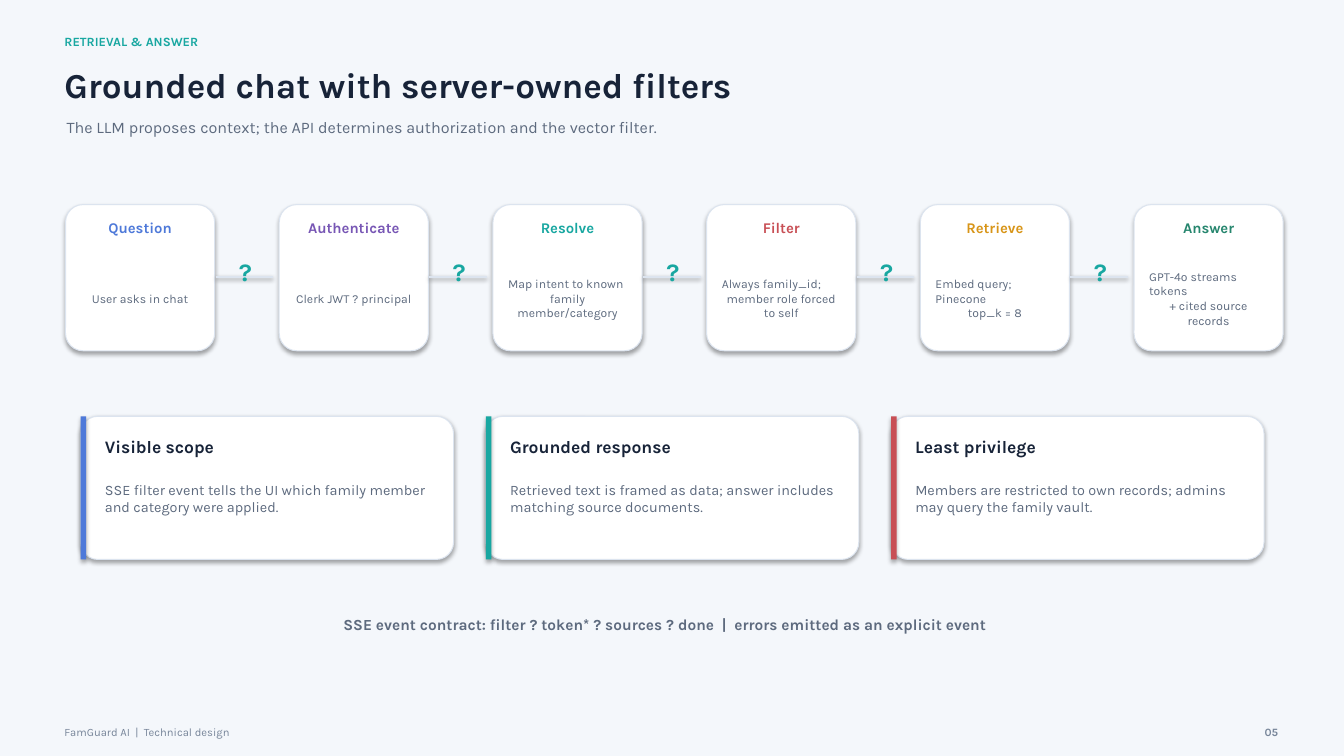
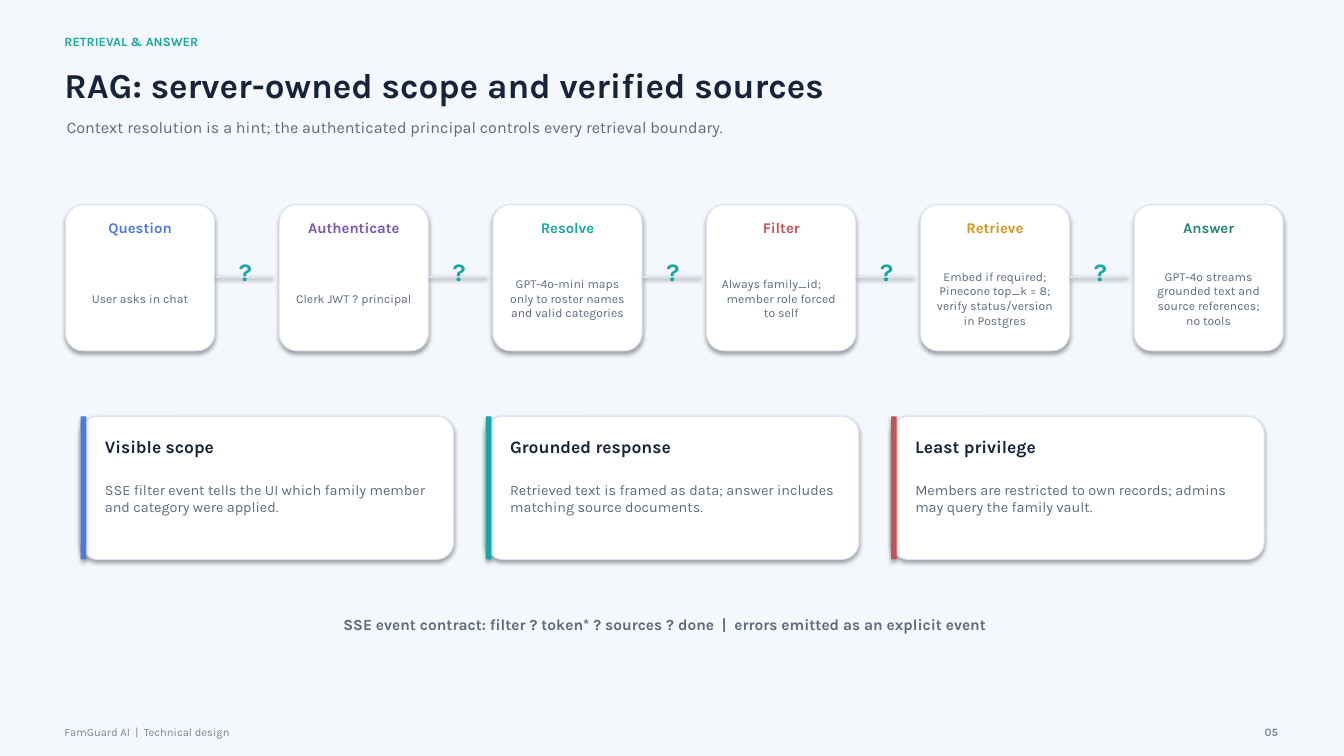
Before and after one commit to rajendranduraiswamy76-dev/FamGuard, a slide deck: slide 5 of docs/FamGuard-Technical-Design-Stakeholder.pptx. Drawn at 1344x756 pixels with LibreOffice and Linux fonts; fonts in the diff are those of the drawing. Boxes give left, top, right and bottom in pixels: in the first picture for what was removed or moved away, otherwise in the second. Text is boxed around its words. In the diff, an @@ line names an element or a change of style, - is before the commit and + after.

```diff
--- a/docs/FamGuard-Technical-Design-Stakeholder.pptx
+++ b/docs/FamGuard-Technical-Design-Stakeholder.pptx
@@ text at (64,73,823,107): text changed @@
-Grounded chat with server-owned filters
+RAG: server-owned scope and verified sources
@@ text at (67,122,722,137): text changed @@
-The LLM proposes context; the API determines authorization and the vector filter.
+Context resolution is a hint; the authenticated principal controls every retrieval boundary.
@@ text at (510,279,624,320): text changed @@
-Map intent to known
-family member/category
+GPT-4o-mini maps only to roster names and valid categories
@@ text at (937,272,1052,328): text changed @@
-Embed query; Pinecone
-top_k = 8
+Embed if required; Pinecone top_k = 8; verify status/version in Postgres
@@ text at (1157,273,1260,325): text changed @@
-GPT-4o streams tokens
-+ cited source records
+GPT-4o streams grounded text and source references; no tools
```
Also in this commit, not shown: 13 other slides changed, 1 other file.
